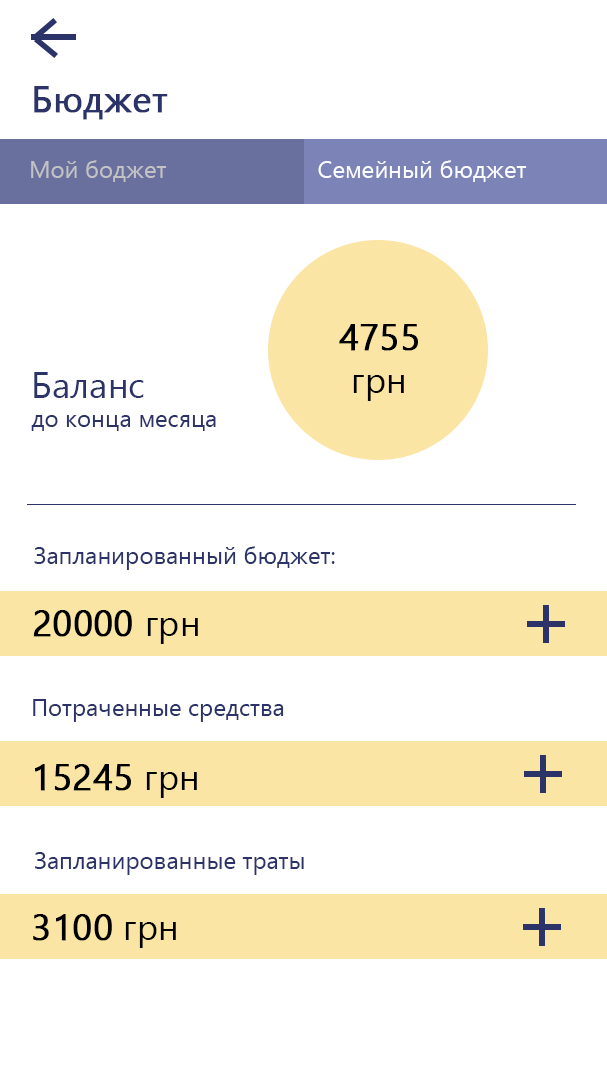
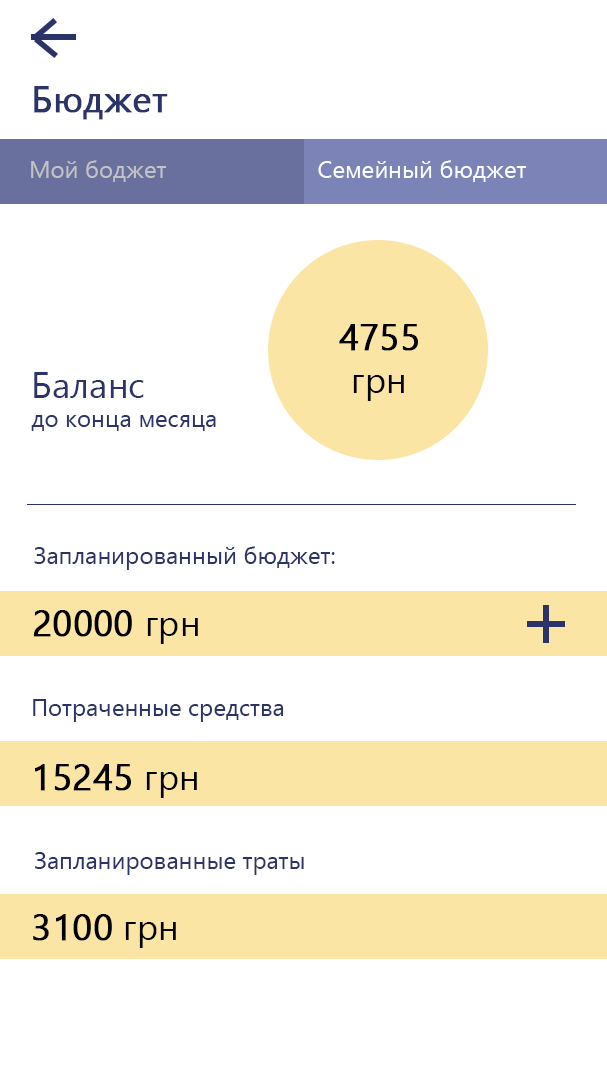
Comparing the layer stacks of the two 607×1080 images. Changes:
removed group "Plus copy 2" (2 layers) over [523, 908, 561, 946]
removed layer "Shape 1 copy 3" (1st of 3, in "Plus copy 2") from group "Plus copy 2" over [523, 924, 561, 930]
removed layer "Shape 1 copy 4" (1st of 3, in "Plus copy 2") from group "Plus copy 2" over [539, 908, 545, 946]
removed group "Plus copy" (2 layers) over [524, 755, 562, 793]
removed layer "Shape 1 copy 3" (2nd of 3, in "Plus copy") from group "Plus copy" over [524, 771, 562, 777]
removed layer "Shape 1 copy 4" (2nd of 3, in "Plus copy") from group "Plus copy" over [540, 755, 546, 793]
